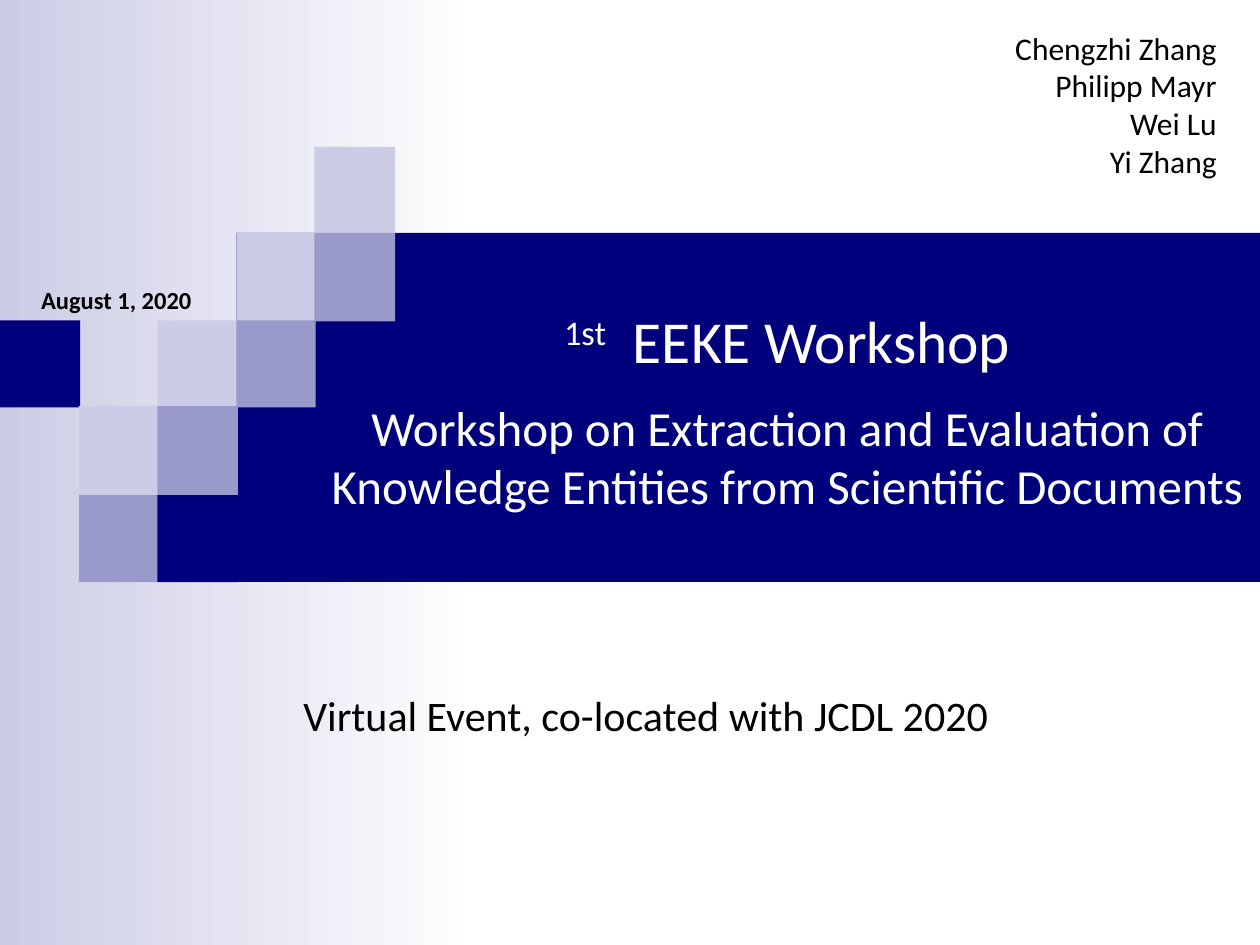
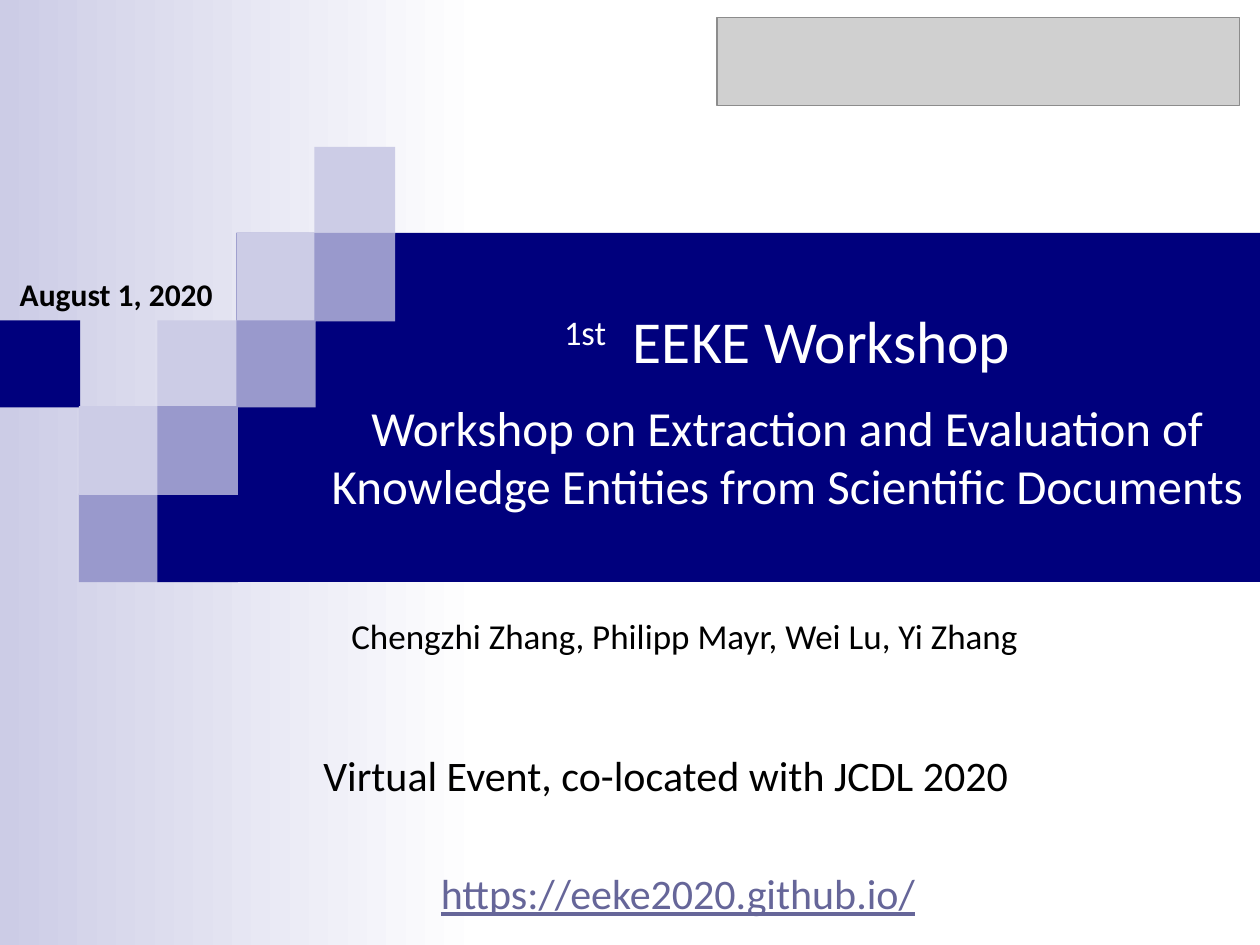
Before and after one commit to EEKE2020/EEKE2020.github.io, a slide deck: slide 1 of slides/eeke2020_intro.pptx. Drawn at 1260x945 pixels with LibreOffice and Linux fonts; fonts in the diff are those of the drawing; grey boxes stand for pictures. Boxes give left, top, right and bottom in pixels: in the first picture for what was removed or moved away, otherwise in the second. Text is boxed around its words. In the diff, an @@ line names an element or a change of style, - is before the commit and + after.

```diff
--- a/slides/eeke2020_intro.pptx
+++ b/slides/eeke2020_intro.pptx
@@ picture added at [717, 18, 1240, 106] @@
@@ text "August 1, 2020": place and size @@
-text "August 1, 2020" at [41, 293, 192, 313]
+text "August 1, 2020" at [20, 285, 213, 312]
@@ text "August 1, 2020" at [20, 285, 213, 312]: size 14 to 18 pt; more space between paragraphs @@
@@ text at [351, 624, 1017, 655]: text changed; size 18 to 20 pt @@
-Chengzhi Zhang
-Philipp Mayr
-Wei Lu
-Yi Zhang
+Chengzhi Zhang, Philipp Mayr, Wei Lu, Yi Zhang
@@ text "Virtual Event, co-located with JCDL ...": place and size @@
-text "Virtual Event, co-located with JCDL ..." at [303, 701, 988, 736]
+text "Virtual Event, co-located with JCDL ..." at [323, 761, 1008, 796]
@@ text added at [441, 880, 915, 916], 24 pt, text #666699, underline @@
+https://eeke2020.github.io/
```
Also in this commit, not shown: 9 other slides changed, 3 slides added, 2 slides removed.
